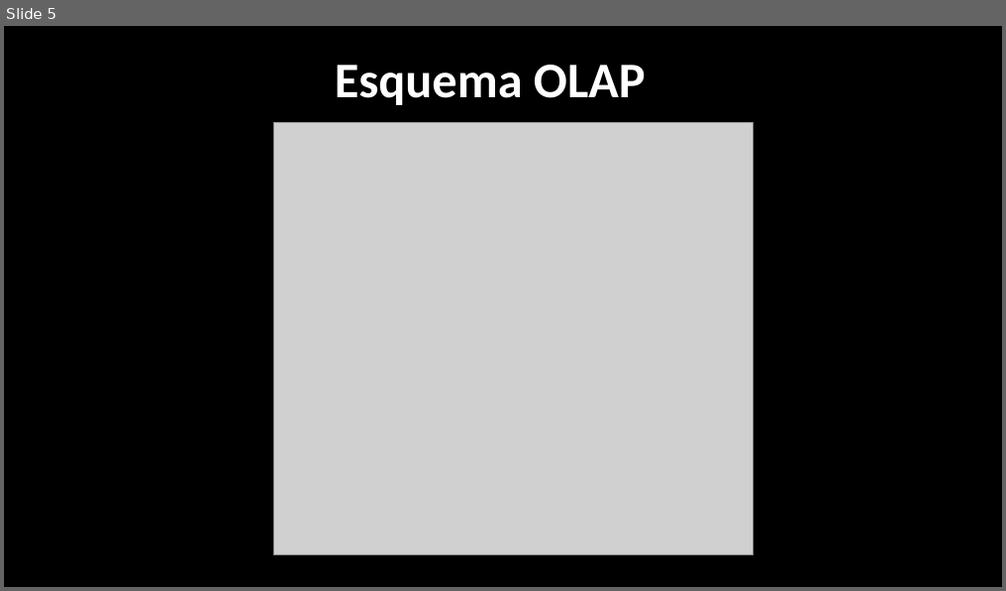
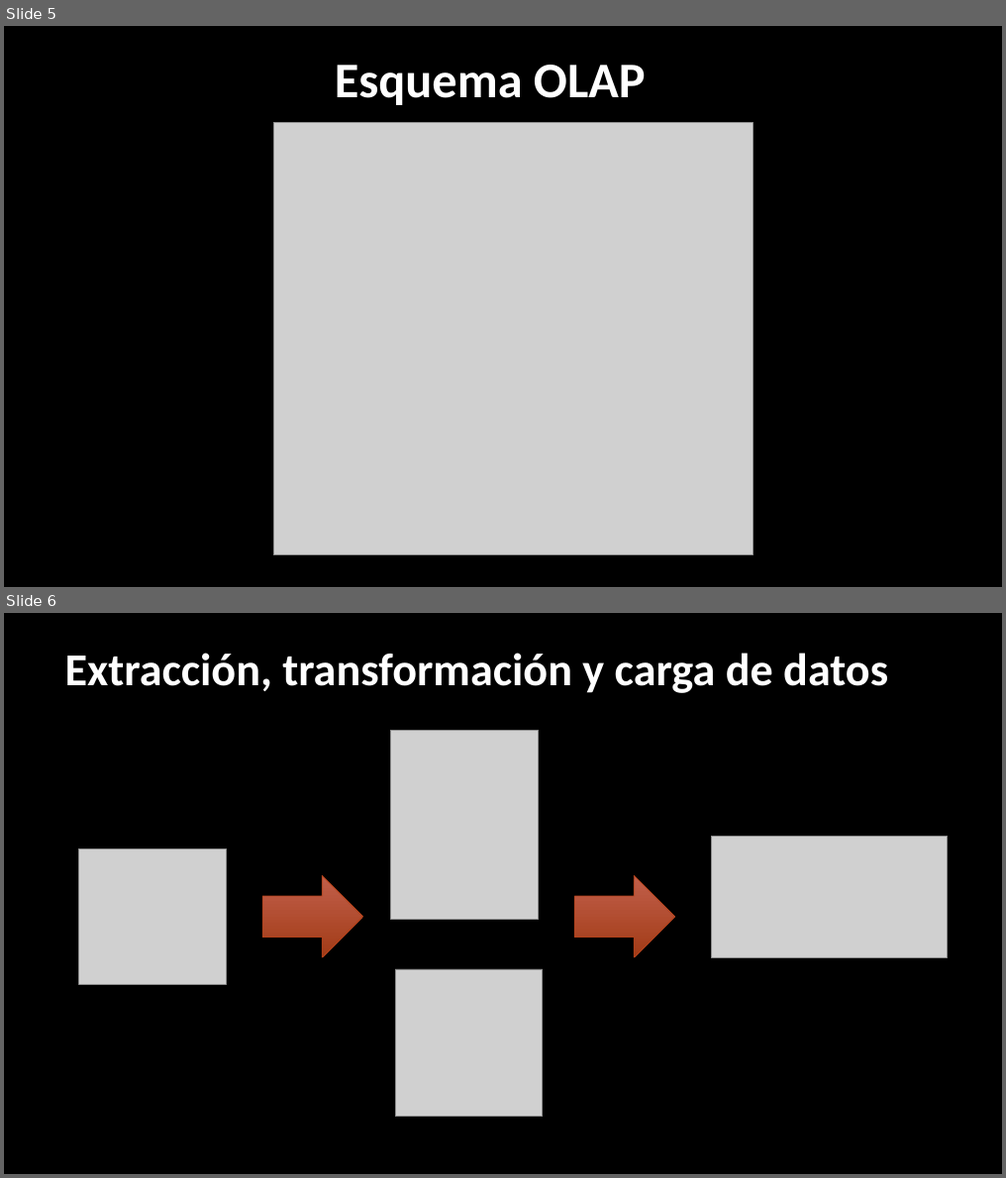
Before and after one commit to hrosalgado/Traffic, a slide deck: doc/presentation.pptx. Shown one above the other, each under a label of ours: slide 5 before the commit, slides 5 and 6 after it. The pictures are 1006x591 and 1006x1178 pixels, drawn with LibreOffice and Linux fonts; fonts in the diff are those of the drawing; grey boxes stand for pictures; background and template pictures are left out. Boxes give left, top, right and bottom in pixels: in the first picture for what was removed or moved away, otherwise in the second. Text is boxed around its words. In the diff, an @@ line names an element or a change of style, - is before the commit and + after.

```diff
--- a/doc/presentation.pptx
+++ b/doc/presentation.pptx
@@ slide 6 added at box(4, 613, 1002, 1174), background picture (left out) @@
@@ text added at box(65, 653, 888, 693), 44 pt, text #FFFFFF, bold @@
+Extracción, transformación y carga de datos
@@ picture added at box(391, 730, 539, 919) @@
@@ picture added at box(79, 849, 227, 984) @@
@@ picture added at box(712, 836, 947, 959) @@
@@ right arrow added at box(263, 875, 363, 958), fill gradient #C25F4A to #A23B17, outline #B4421A 0.75 pt @@
@@ right arrow added at box(574, 875, 675, 958), fill gradient #C25F4A to #A23B17, outline #B4421A 0.75 pt @@
@@ picture added at box(395, 969, 543, 1117) @@
```
Also in this commit, not shown: 1 slide changed, 3 other slides added, 1 slide removed.
